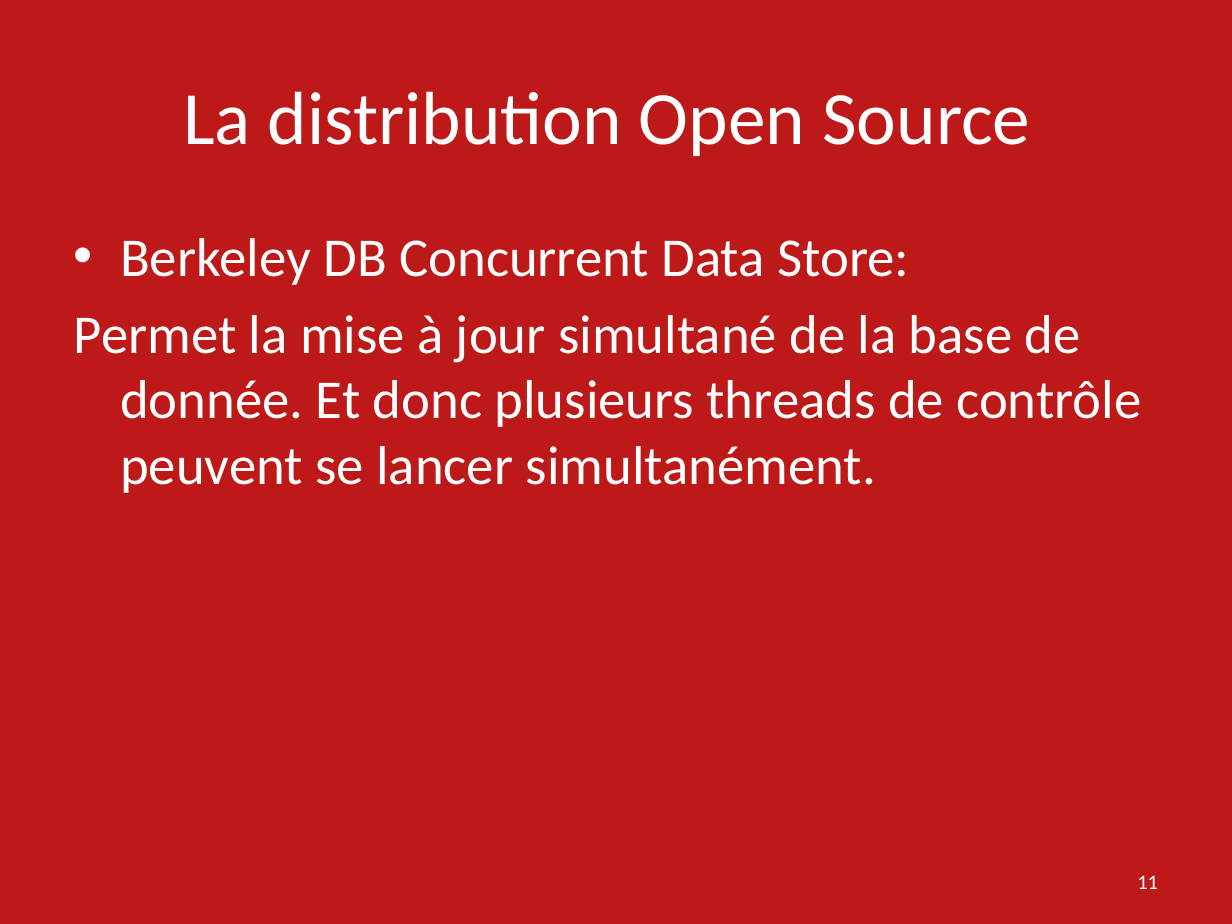
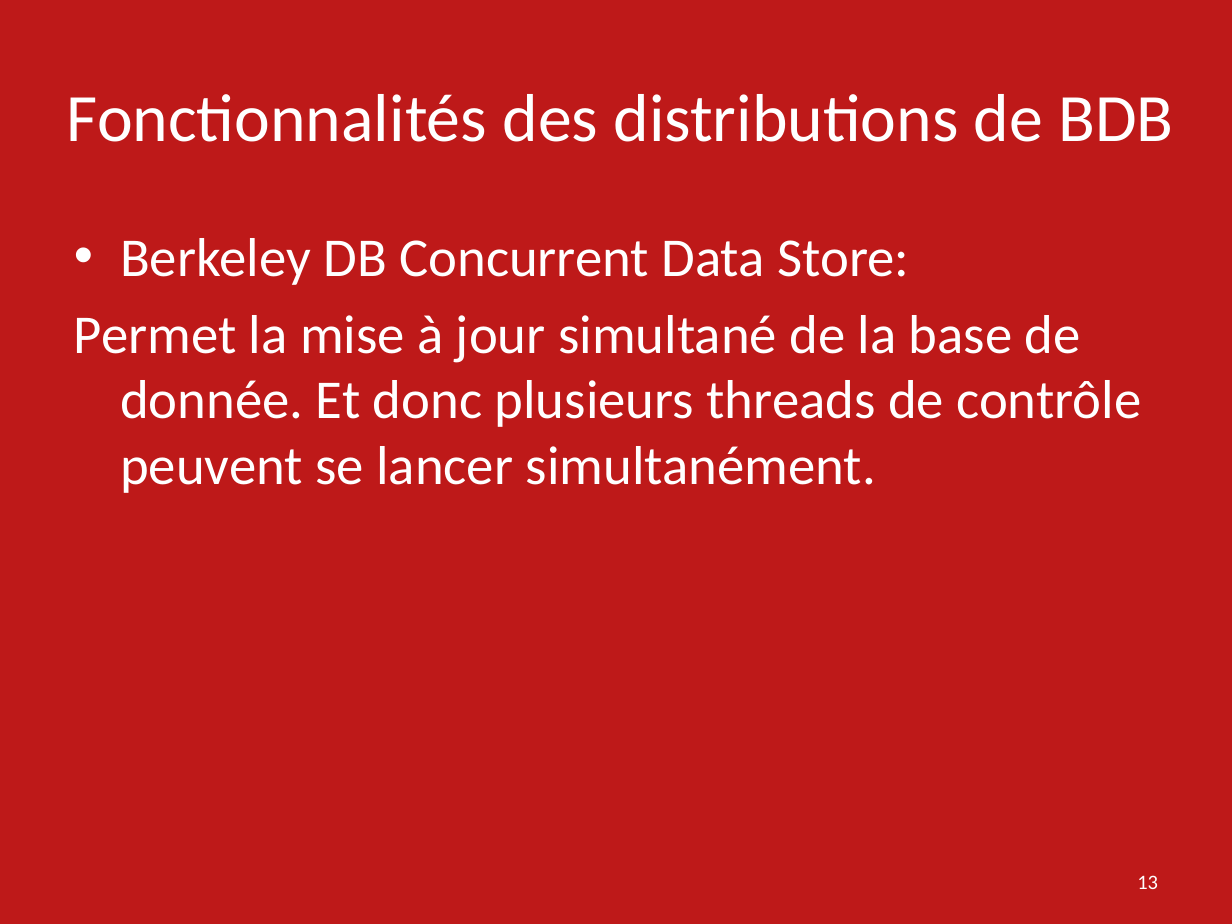
Before and after one commit to ebouhanna/SMB214-2016-Oracle-Berkeley-DB-JE, a slide deck: slide 13 of Presentation Oracle Berkeley DB SMB214.pptx (slide 11 before the commit). Drawn at 1232x924 pixels with LibreOffice and Linux fonts; fonts in the diff are those of the drawing. Boxes give left, top, right and bottom in pixels: in the first picture for what was removed or moved away, otherwise in the second. Text is boxed around its words. In the diff, an @@ line names an element or a change of style, - is before the commit and + after.

```diff
--- a/Presentation Oracle Berkeley DB SMB214.pptx
+++ b/Presentation Oracle Berkeley DB SMB214.pptx
@@ title at bbox=[67, 94, 1173, 142]: text changed; size 44 to 39.6 pt @@
-La distribution Open Source
+Fonctionnalités des distributions de BDB
@@ page number at bbox=[1137, 875, 1158, 889]: text changed @@
-11
+13
```
Also in this commit, not shown: 8 other slides changed, 1 slide removed, 1 other file.
